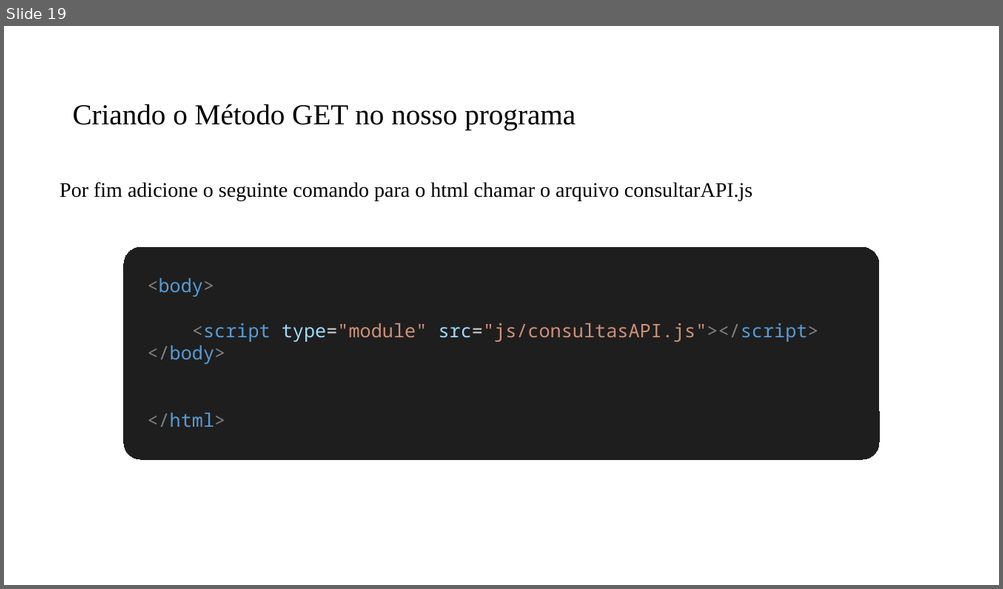
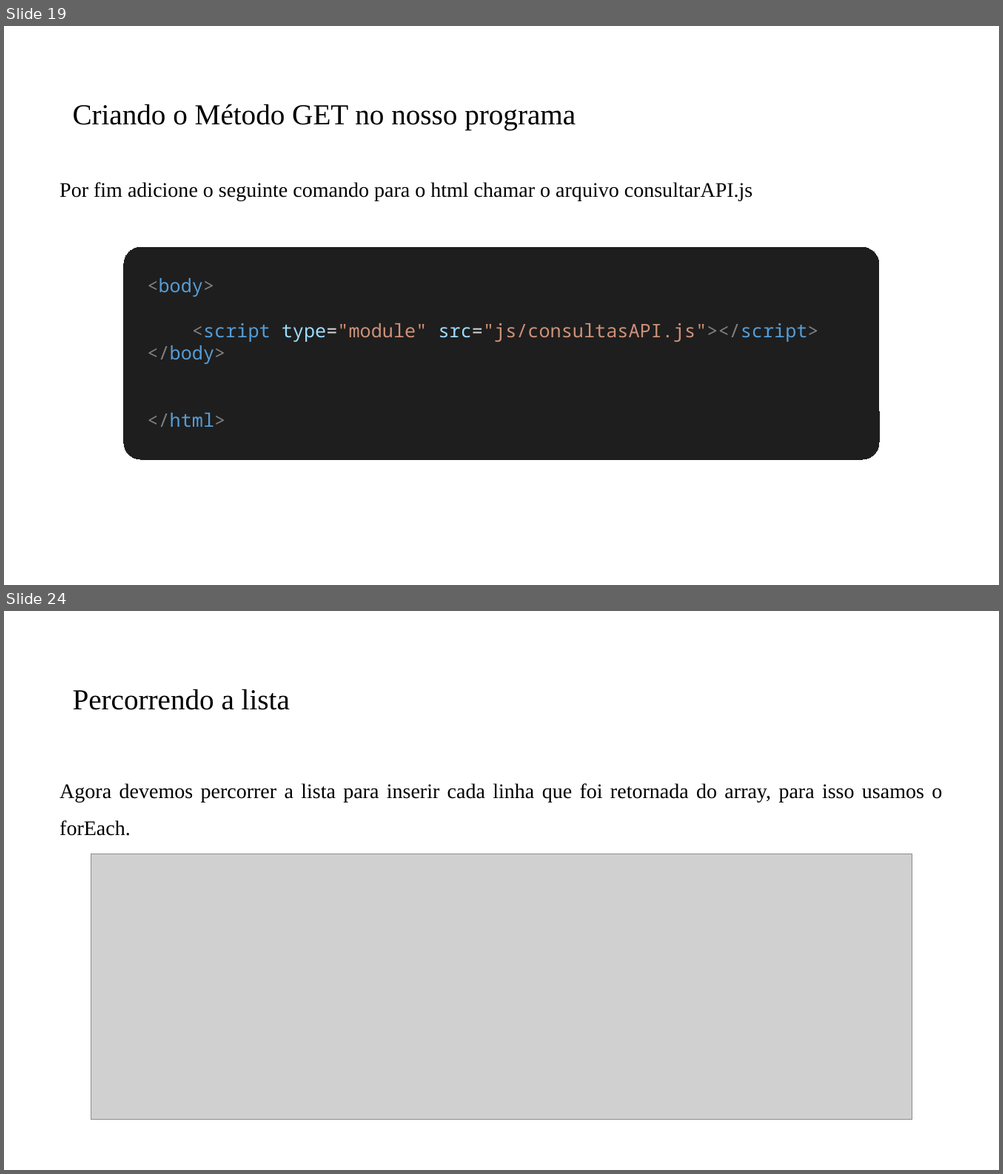
Before and after one commit to PedroMiho/UMC, a slide deck: SI/Programação para Internet/Módulo 2 - JavaScript/Aula03 - Implementado o CRUD/Implementando CRUD.pptx. Shown one above the other, each under a label of ours: slide 19 before the commit, slides 19 and 24 after it; the slides between them are not shown. The pictures are 1003x589 and 1003x1174 pixels, drawn with LibreOffice and Linux fonts; fonts in the diff are those of the drawing; grey boxes stand for pictures; background and template pictures are left out. Boxes give left, top, right and bottom in pixels: in the first picture for what was removed or moved away, otherwise in the second. Text is boxed around its words. In the diff, an @@ line names an element or a change of style, - is before the commit and + after.

```diff
--- a/SI/Programação para Internet/Módulo 2 - JavaScript/Aula03 - Implementado o CRUD/Implementando CRUD.pptx
+++ b/SI/Programação para Internet/Módulo 2 - JavaScript/Aula03 - Implementado o CRUD/Implementando CRUD.pptx
@@ slide 24 added at [4, 611, 999, 1170], background #FFFFFF @@
@@ title added at [73, 689, 290, 710], 28 pt, text #000000 @@
+Percorrendo a lista
@@ text added at [60, 783, 942, 836], 20 pt, text #000000 @@
+Agora devemos percorrer a lista para inserir cada linha que foi retornada do array, para isso usamos o forEach.
@@ picture added at [91, 854, 912, 1120] @@
```
Also in this commit, not shown: 7 other slides added, 9 slides removed, 4 other files.
